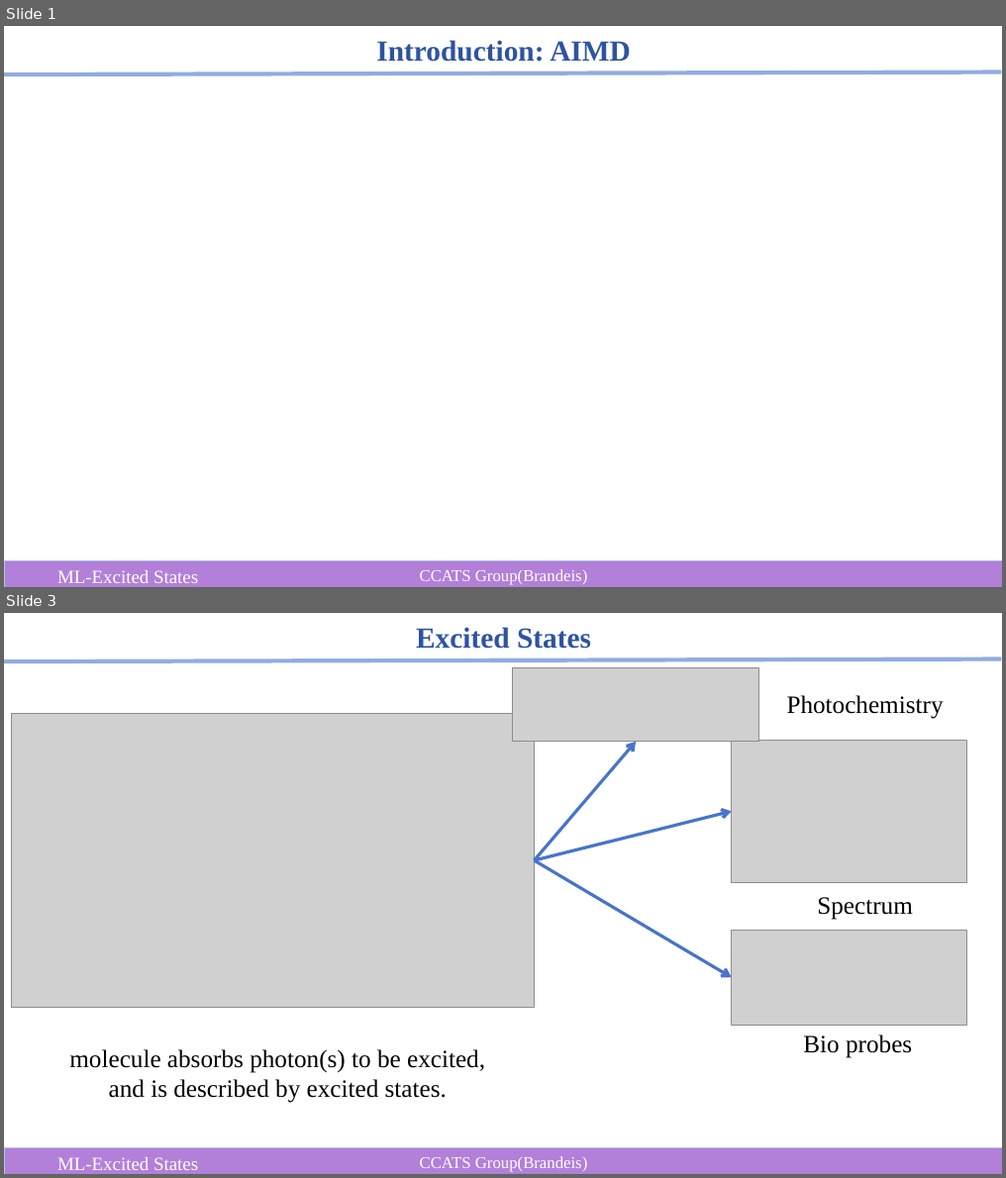
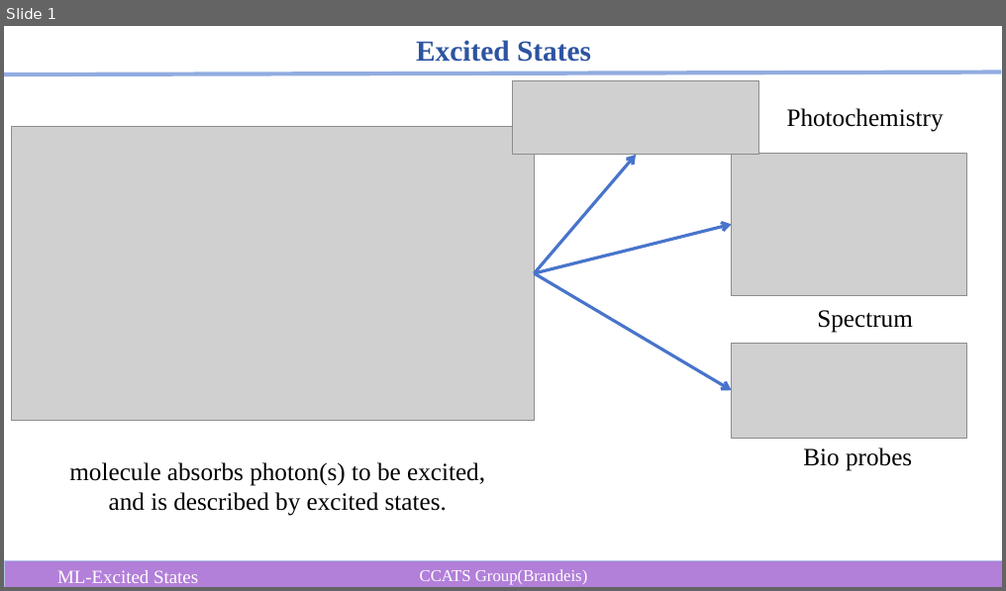
Before and after one commit to MoriyaSuwako2524/chemlab, a slide deck: notes/ML-TDDFT.pptx. Shown one above the other, each under a label of ours: slides 1 and 3 before the commit, slide 1 after it; the slides between them are not shown. The pictures are 1006x1178 and 1006x591 pixels, drawn with LibreOffice and Linux fonts; fonts in the diff are those of the drawing; grey boxes stand for pictures. Boxes give left, top, right and bottom in pixels: in the first picture for what was removed or moved away, otherwise in the second. Text is boxed around its words. In the diff, an @@ line names an element or a change of style, - is before the commit and + after.

```diff
--- a/notes/ML-TDDFT.pptx
+++ b/notes/ML-TDDFT.pptx
@@ slide 1 removed at (4,26,1002,587), background #FFFFFF @@
@@ text removed at (376,40,631,62) @@
-Introduction: AIMD
@@ line removed from (4, 75) to (1002, 73) @@
@@ rectangle removed at (4,562,1002,587) @@
@@ text removed at (57,570,198,583) @@
-ML-Excited States
@@ text removed at (420,570,587,585) @@
-CCATS Group(Brandeis)
@@ what was slide 3 is now slide 1 @@
```
Also in this commit, not shown: 2 slides changed, 1 other slide removed, 5 other files.
